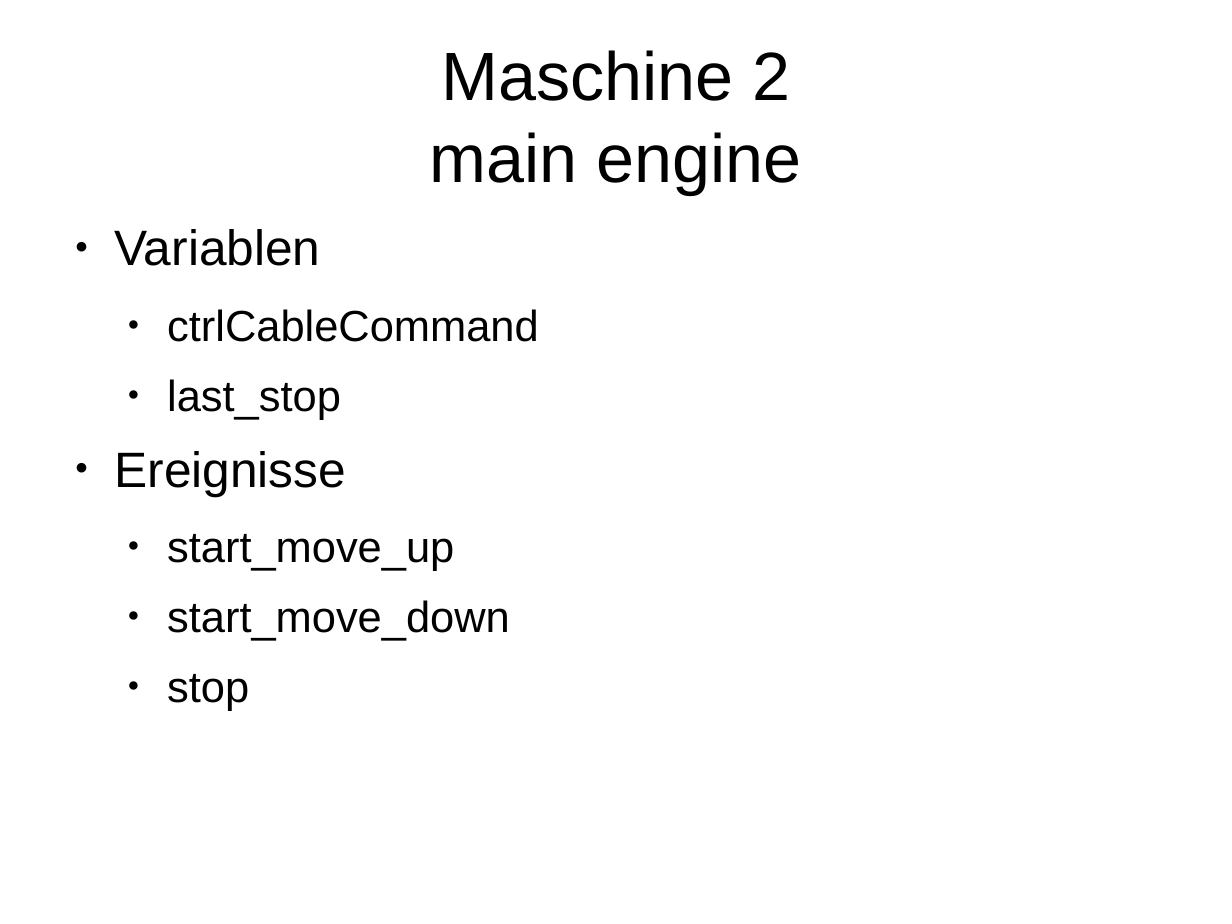
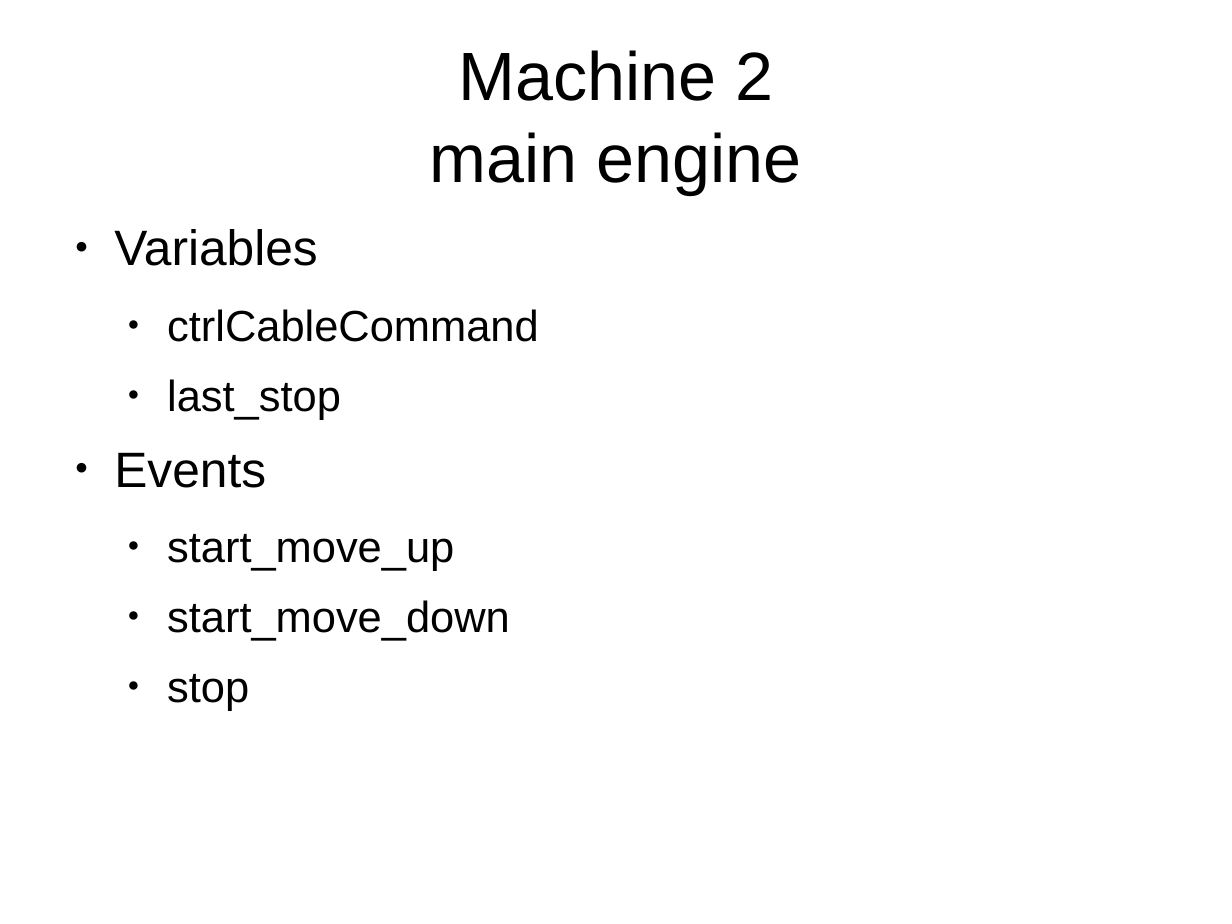
Before and after one commit to copton/ProvenLift, a slide deck: slide 5 of presentation/provenlift.odp. Drawn at 1232x924 pixels with LibreOffice and Linux fonts; fonts in the diff are those of the drawing. Boxes give left, top, right and bottom in pixels: in the first picture for what was removed or moved away, otherwise in the second. Text is boxed around its words. In the diff, an @@ line names an element or a change of style, - is before the commit and + after.

```diff
--- a/presentation/provenlift.odp
+++ b/presentation/provenlift.odp
@@ title at [430,50,802,194]: text changed @@
-Maschine 2
-main engine
+Machine 2
+main engine
@@ text at [114,229,317,266]: text changed @@
-● Variablen
+● Variables
@@ text at [114,452,266,488]: text changed @@
-● Ereignisse
+● Events
```
Also in this commit, not shown: 11 other slides changed, 6 slides added, 6 slides removed.
